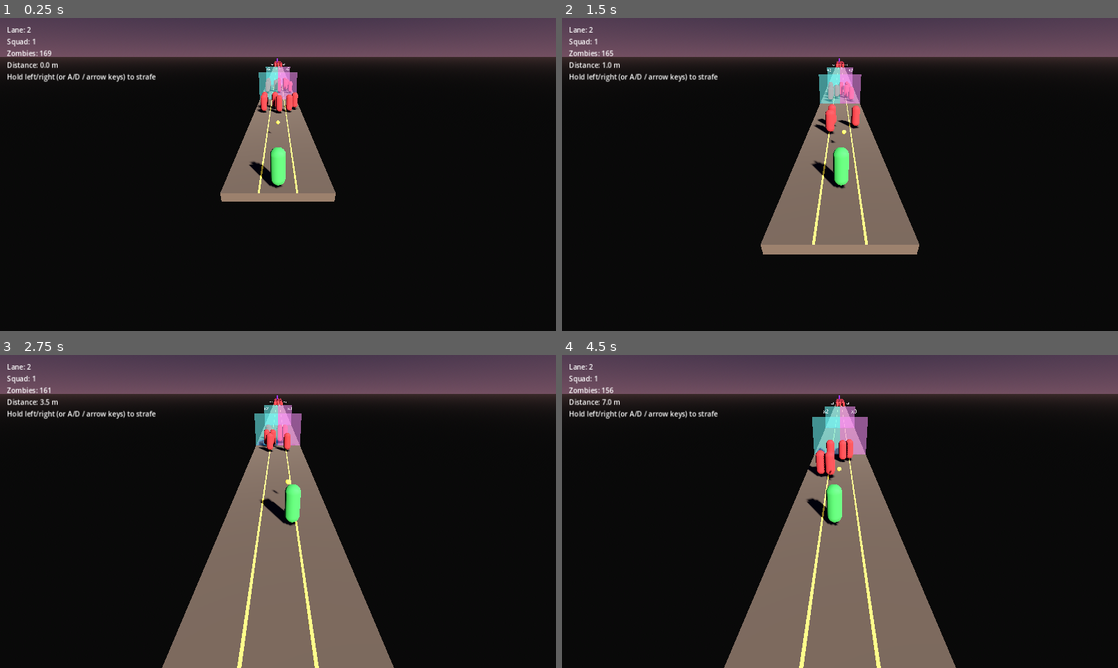
Above: before the commit, frames 1-4 (two rows, left to right).
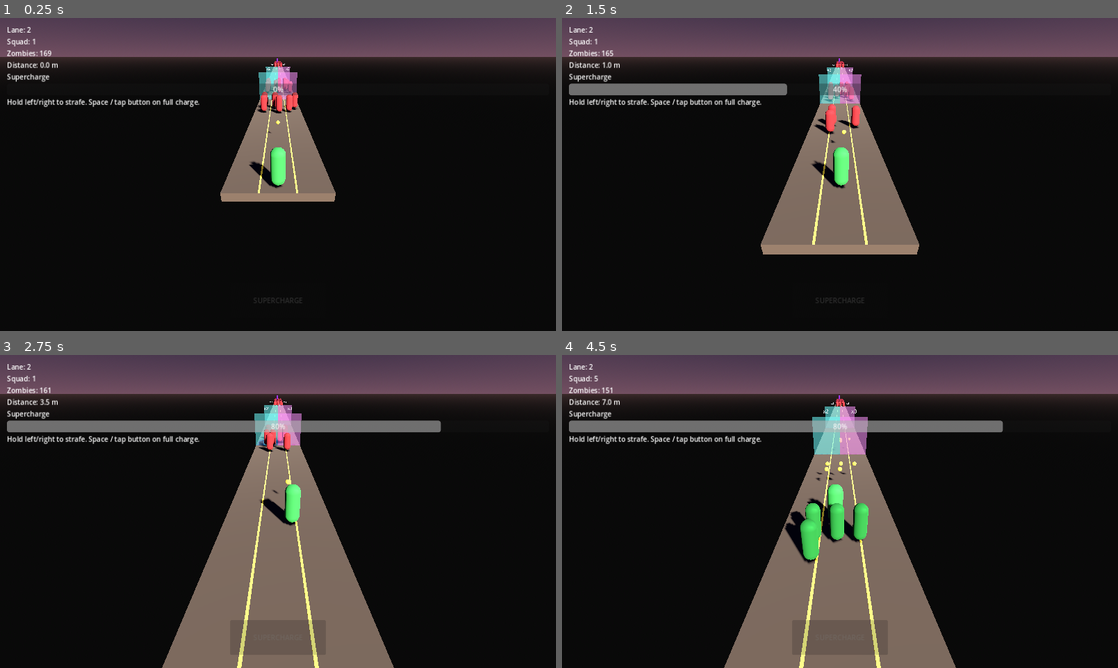
Above: after the commit, the same moments.

Repository: PawandeepSinghKhalsa/Hold-the-Line
Game: Godot game, scene res://scenes/main.tscn
Same seed, same stepped clock (60 frames per second), same inputs: the game is played once before the commit and once after it.
Inputs (mouse positions are in pixels of both pictures, inside the frame that each line leads up to):
- Up to frame 1 (0.25 s): no input
- Up to frame 2 (1.5 s): move the mouse to (962, 158) at 0.52 s; hold D (move_right) 0.53-1.25 s; hold Space (supercharge, bound only after the commit) 0.53-1.25 s; click (962, 158) at 0.67 s; drag from (728, 190) to (812, 237) at 1.27 s
- Up to frame 3 (2.75 s): move the mouse to (333, 442) at 2.02 s; hold D (move_right) from 2.03 s (still down); hold Space (supercharge, bound only after the commit) from 2.03 s (still down)
- Up to frame 4 (4.5 s): release D (move_right) at 2.75 s; release Space (supercharge, bound only after the commit) at 2.75 s; drag from (812, 574) to (673, 464) at 2.77 s; click (840, 636) at 3.5 s, where only the run after the commit has a clickable "SUPERCHARGE"; move the mouse to (1006, 558) at 4.27 s; hold A (move_left) from 4.28 s (still down); hold Space (supercharge, bound only after the commit) from 4.28 s (still down)

The runs differ from the first frame. In frame 1, 1.1% of the frame differs, in the area x 1-55%, y 17-92%; in frame 2, 2.5%; in frame 3, 3.8%; in frame 4, 6.1%, in the area x 1-80%, y 6-96%.
Error before the commit: Invalid access to property or key 'lane_index' on a base object of type 'CharacterBody3D (soldier.gd)'. (res://scripts/hud.gd:23)
Error after the commit: Invalid access to property or key 'lane_index' on a base object of type 'CharacterBody3D (soldier.gd)'. (res://scripts/hud.gd:29)

Commit message:
Phase 4: supercharge bar with tap-to-spawn bonus clones
Adds the active skill the spec called for. Every zombie killed puts
10% into a supercharge meter on the HUD. When full, the soldier can
spend it for 2-4 bonus clones that slot into the existing row
formation behind the leader, giving the player a second lever
beyond gate choice.

GameManager:
- new `supercharge` float (0-100), `supercharge_changed` signal,
  SUPERCHARGE_MAX / KILL_CHARGE_AMOUNT / SUPERCHARGE_BONUS_MIN/MAX
  constants, and CLONE_SCENE_PATH so the singleton can instantiate
  clones itself without needing a scene reference plumbed through.
- `add_kill_charge(amount)` called on every zombie death; caps at 100.
- `try_trigger_supercharge()` validates the bar is full, randi_range's
  the bonus count, calls `_spawn_bonus_clones` to place them in the
  next free formation slots (reuses `clone_offset_for_index`), and
  resets the bar. Returns 0 if not full or no leader.
- reset() clears supercharge to 0 alongside the other run state.

zombie.gd: take_damage now calls GameManager.add_kill_charge()
immediately after on_zombie_killed() inside the `_dead` latch so
each kill only contributes once, even with multi-bullet same-frame
overkill.

hud.tscn / hud.gd:
- Added a SuperchargeLabel + ProgressBar (0-100, shows %) above the
  hint.
- Added a big SuperchargeButton anchored bottom-centre. Disabled and
  greyed out while the bar is < 100, lit yellow and tappable at 100.
- _unhandled_input binds the "supercharge" action (Space) so desktop
  testers can trigger without clicking.
- Button consumes touch events before the soldier's _unhandled_input
  sees them, so tapping the button does not change lanes.
- Run-end handler hard-disables the button so a late tap can't spawn
  ghost clones into a frozen scene.

project.godot: added supercharge action bound to Space (keycode 32).

https://claude.ai/code/session_01WNZkPqonAe5zQESFZUsP36

Diff:
--- a/project.godot
+++ b/project.godot
@@ -36,6 +36,11 @@
 , Object(InputEventKey,"resource_local_to_scene":false,"resource_name":"","device":-1,"window_id":0,"alt_pressed":false,"shift_pressed":false,"ctrl_pressed":false,"meta_pressed":false,"pressed":false,"keycode":4194321,"physical_keycode":0,"key_label":0,"unicode":0,"echo":false,"script":null)
 ]
 }
+supercharge={
+"deadzone": 0.5,
+"events": [Object(InputEventKey,"resource_local_to_scene":false,"resource_name":"","device":-1,"window_id":0,"alt_pressed":false,"shift_pressed":false,"ctrl_pressed":false,"meta_pressed":false,"pressed":false,"keycode":32,"physical_keycode":0,"key_label":0,"unicode":32,"echo":false,"script":null)
+]
+}
 
 [input_devices]
 
--- a/scenes/hud.tscn
+++ b/scenes/hud.tscn
@@ -35,10 +35,39 @@
 layout_mode = 2
 text = "Distance: 0 m"
 
+[node name="SuperchargeLabel" type="Label" parent="Margin/VBox"]
+layout_mode = 2
+text = "Supercharge"
+
+[node name="SuperchargeBar" type="ProgressBar" parent="Margin/VBox"]
+custom_minimum_size = Vector2(220, 18)
+layout_mode = 2
+max_value = 100.0
+value = 0.0
+show_percentage = true
+
 [node name="HintLabel" type="Label" parent="Margin/VBox"]
 layout_mode = 2
-text = "Hold left/right (or A/D / arrow keys) to strafe"
+text = "Hold left/right to strafe. Space / tap button on full charge."
 
 [node name="Banner" type="Label" parent="Margin/VBox"]
 layout_mode = 2
 text = "Game Over"
+
+[node name="SuperchargeButton" type="Button" parent="."]
+custom_minimum_size = Vector2(220, 80)
+anchors_preset = 7
+anchor_left = 0.5
+anchor_top = 1.0
+anchor_right = 0.5
+anchor_bottom = 1.0
+offset_left = -110.0
+offset_top = -110.0
+offset_right = 110.0
+offset_bottom = -30.0
+grow_horizontal = 2
+grow_vertical = 0
+focus_mode = 0
+disabled = true
+text = "SUPERCHARGE"
+modulate = Color(0.55, 0.55, 0.55, 0.6)
--- a/scripts/game_manager.gd
+++ b/scripts/game_manager.gd
@@ -1,11 +1,13 @@
 extends Node
 
-# Autoload singleton. Phase 3 state: lane geometry, run state, zombie count,
-# squad size + clone formation math for multiplier gates.
+# Autoload singleton. Phase 3+4 state: lane geometry, run state, zombie
+# count, squad size + clone formation math for multiplier gates, and the
+# supercharge meter used for tap-to-spawn bonus clones.
 
 signal run_ended(won: bool)
 signal zombies_remaining_changed(remaining: int)
 signal squad_changed(new_size: int)
+signal supercharge_changed(fill_pct: float)
 
 const FORWARD_SPEED := 2.0
 const LANE_X_POSITIONS := [-1.5, 0.0, 1.5]
@@ -17,11 +19,19 @@
 const CLONES_PER_ROW := 3
 const CLONE_ROW_SPACING := 1.0
 const CLONE_COL_SPACING := 0.8
+const CLONE_SCENE_PATH := "res://scenes/clone.tscn"
+
+# Supercharge tuning.
+const SUPERCHARGE_MAX := 100.0
+const KILL_CHARGE_AMOUNT := 10.0
+const SUPERCHARGE_BONUS_MIN := 2
+const SUPERCHARGE_BONUS_MAX := 4
 
 var is_running: bool = false
 var zombies_total: int = 0
 var zombies_remaining: int = 0
 var squad_size: int = 1
+var supercharge: float = 0.0
 
 
 func reset() -> void:
@@ -29,8 +39,10 @@
 	zombies_total = 0
 	zombies_remaining = 0
 	squad_size = 1
+	supercharge = 0.0
 	zombies_remaining_changed.emit(zombies_remaining)
 	squad_changed.emit(squad_size)
+	supercharge_changed.emit(supercharge)
 
 
 func set_level_zombie_count(n: int) -> void:
@@ -61,8 +73,51 @@
 	return squad_size - before
 
 
-func on_clone_spawned() -> void:
-	pass  # Placeholder for future tracking.
+func add_kill_charge(amount: float = KILL_CHARGE_AMOUNT) -> void:
+	if not is_running:
+		return
+	supercharge = min(SUPERCHARGE_MAX, supercharge + amount)
+	supercharge_changed.emit(supercharge)
+
+
+# Spend a full supercharge bar on bonus clones. Returns the number of
+# clones spawned, or 0 if the bar wasn't full / no leader could be found.
+func try_trigger_supercharge() -> int:
+	if not is_running:
+		return 0
+	if supercharge < SUPERCHARGE_MAX:
+		return 0
+	var leader: Node3D = get_tree().get_first_node_in_group("soldier") as Node3D
+	if leader == null:
+		return 0
+	var bonus: int = randi_range(SUPERCHARGE_BONUS_MIN, SUPERCHARGE_BONUS_MAX)
+	_spawn_bonus_clones(leader, bonus)
+	supercharge = 0.0
+	supercharge_changed.emit(supercharge)
+	return bonus
+
+
+func _spawn_bonus_clones(leader: Node3D, count: int) -> void:
+	if count <= 0:
+		return
+	var clone_scene: PackedScene = load(CLONE_SCENE_PATH) as PackedScene
+	if clone_scene == null:
+		return
+	var before: int = squad_size
+	squad_size += count
+	squad_changed.emit(squad_size)
+	var tree: SceneTree = leader.get_tree()
+	for i in count:
+		var clone_node: Node = clone_scene.instantiate()
+		var clone: CharacterBody3D = clone_node as CharacterBody3D
+		if clone == null:
+			continue
+		tree.current_scene.add_child(clone)
+		var clone_index: int = (before - 1) + i
+		var offset: Vector3 = clone_offset_for_index(clone_index)
+		clone.set("leader", leader)
+		clone.set("follow_offset", offset)
+		clone.global_position = leader.global_position + offset
 
 
 func end_run(won: bool) -> void:
--- a/scripts/hud.gd
+++ b/scripts/hud.gd
@@ -1,26 +1,37 @@
 extends CanvasLayer
 
-# Phase 1-3 HUD: lane, squad, zombies remaining, distance, win/lose banner.
+# Phase 1-4 HUD: lane, squad, zombies remaining, distance, supercharge
+# bar + trigger button, win/lose banner.
 
 @onready var lane_label: Label = $Margin/VBox/LaneLabel
 @onready var squad_label: Label = $Margin/VBox/SquadLabel
 @onready var zombies_label: Label = $Margin/VBox/ZombiesLabel
 @onready var distance_label: Label = $Margin/VBox/DistanceLabel
+@onready var supercharge_bar: ProgressBar = $Margin/VBox/SuperchargeBar
 @onready var hint_label: Label = $Margin/VBox/HintLabel
 @onready var banner: Label = $Margin/VBox/Banner
+@onready var supercharge_button: Button = $SuperchargeButton
 
 
 func _ready() -> void:
 	GameManager.run_ended.connect(_on_run_ended)
 	GameManager.zombies_remaining_changed.connect(_on_zombies_changed)
 	GameManager.squad_changed.connect(_on_squad_changed)
+	GameManager.supercharge_changed.connect(_on_supercharge_changed)
+	supercharge_button.pressed.connect(_on_supercharge_button_pressed)
 	banner.visible = false
 	_on_zombies_changed(GameManager.zombies_remaining)
 	_on_squad_changed(GameManager.squad_size)
+	_on_supercharge_changed(GameManager.supercharge)
 	var soldier_node: Node = get_tree().get_first_node_in_group("soldier")
 	if soldier_node != null and soldier_node.has_signal("lane_changed"):
 		soldier_node.lane_changed.connect(_on_lane_changed)
 		_on_lane_changed(soldier_node.lane_index)
+
+
+func _unhandled_input(event: InputEvent) -> void:
+	if event.is_action_pressed("supercharge"):
+		GameManager.try_trigger_supercharge()
 
 
 func _process(_delta: float) -> void:
@@ -43,8 +54,24 @@
 	zombies_label.text = "Zombies: %d" % remaining
 
 
+func _on_supercharge_changed(fill: float) -> void:
+	supercharge_bar.value = fill
+	var is_full: bool = fill >= GameManager.SUPERCHARGE_MAX
+	supercharge_button.disabled = not is_full
+	if is_full:
+		supercharge_button.modulate = Color(1.0, 0.95, 0.4, 1.0)
+	else:
+		supercharge_button.modulate = Color(0.55, 0.55, 0.55, 0.6)
+
+
+func _on_supercharge_button_pressed() -> void:
+	GameManager.try_trigger_supercharge()
+
+
 func _on_run_ended(won: bool) -> void:
 	banner.visible = true
+	supercharge_button.disabled = true
+	supercharge_button.modulate = Color(0.4, 0.4, 0.4, 0.4)
 	if won:
 		banner.text = "VICTORY — Horde cleared"
 		banner.modulate = Color(0.4, 1, 0.5, 1)
--- a/scripts/zombie.gd
+++ b/scripts/zombie.gd
@@ -125,4 +125,5 @@
 	if hp <= 0:
 		_dead = true
 		GameManager.on_zombie_killed()
+		GameManager.add_kill_charge()
 		queue_free()
